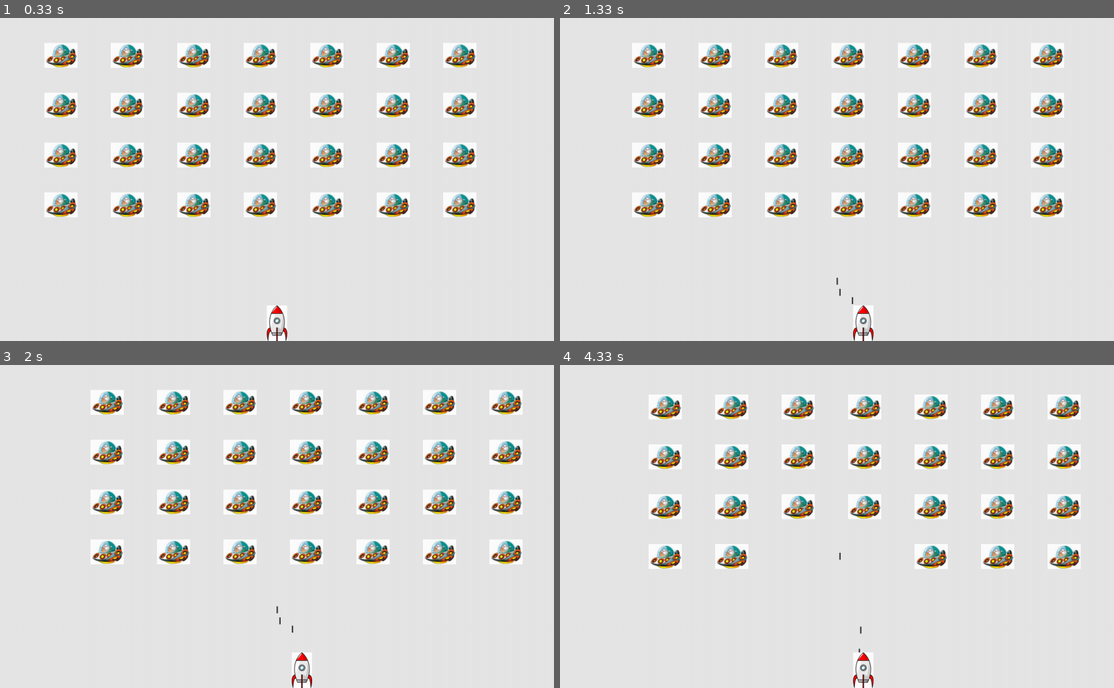
Above: before the commit, frames 1-4 (two rows, left to right).
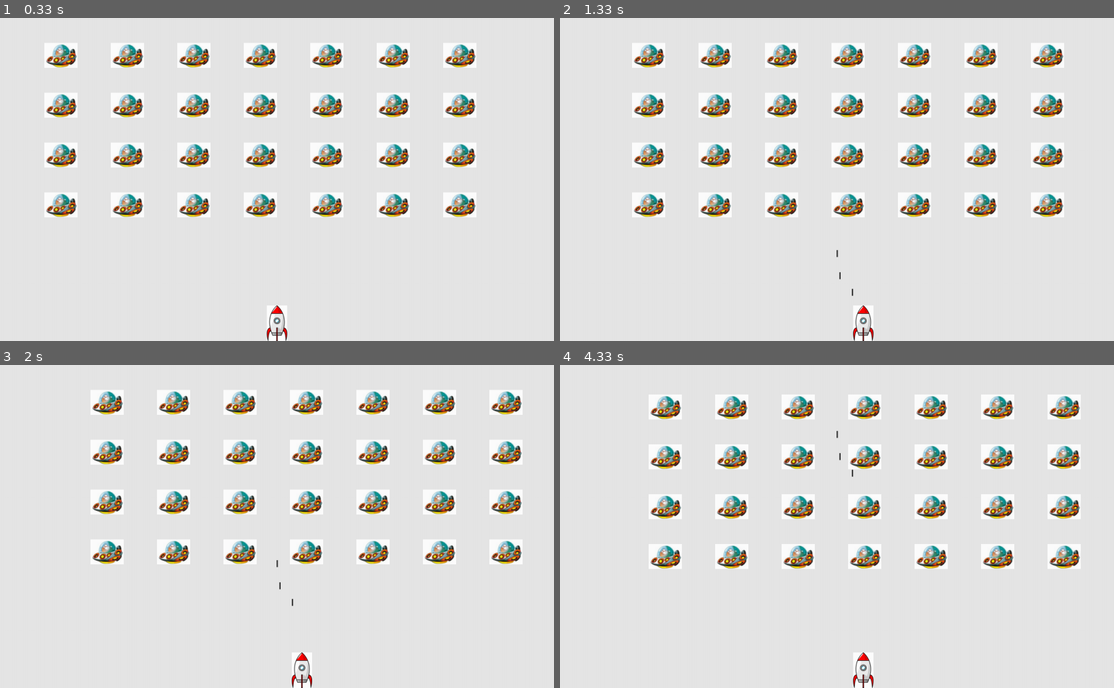
Above: after the commit, the same moments.

Repository: JustRomanVolkov/PyGameAlienInvasion
Game: pygame game, started from alien_invasion.py
Two runs of this game, one before a commit and one after it. Both use one fixed random seed, a clock stepped at 60 frames per second and the inputs below.
Inputs:
- Up to frame 1 (0.33 s): no input
- Up to frame 2 (1.33 s): tap Space at 0.33, 0.73, 1.03, 1.23 s; hold Right 0.67-1.13 s; hold Right from 1.17 s (still down)
- Up to frame 3 (2 s): tap Space at 1.53, 1.73 s; release Right at 1.63 s; hold Left from 1.67 s (still down)
- Up to frame 4 (4.33 s): tap Space at 2.03, 2.3, 2.6, 2.73, 3.03, 3.4, 3.7, 3.9, 4.2 s; release Left at 2.2 s; hold Left 2.23-2.63 s; hold Right 2.67-3.3 s; hold Left 3.33-3.8 s; hold Right 3.83-4.3 s

Frame 1 is identical in both runs. In frame 2, less than 0.1% of the frame differs, in the area x 49-53%, y 71-89%; in frame 3, less than 0.1%; in frame 4, 0.6%, in the area x 40-58%, y 20-90%.

Commit message:
тест коллизии при столкновении НЛО и корабля

Diff:
--- a/alien_invasion.py
+++ b/alien_invasion.py
@@ -29,7 +29,7 @@
         gf.check_events(ai_settings, screen, ship, bullets)
         ship.update()
         gf.update_bullets(ai_settings, screen, ship, aliens, bullets)
-        gf.update_aliens(ai_settings, aliens)
+        gf.update_aliens(ai_settings, ship, aliens)
         gf.update_screen(ai_settings, screen, ship, aliens, bullets)
 
 
--- a/game_functions.py
+++ b/game_functions.py
@@ -60,6 +60,19 @@
     pygame.display.flip()
 
 
+def check_bullet_alien_collisions(ai_settings, screen, ship, aliens, bullets):
+    """
+    обработка коллизий пуль с нло
+    """
+    # проверка попадания
+    # при попадании удалить пулю и нло
+    collisions = pygame.sprite.groupcollide(bullets, aliens, True, True)
+    if len(aliens) == 0:
+        # уничтожает все пули и создает флот нло
+        bullets.empty()
+        create_fleet(ai_settings, screen, ship, aliens)
+
+
 def update_bullets(ai_settings, screen, ship, aliens, bullets):
     """
     обновляет позиции пуль и удаляет старые
@@ -69,13 +82,7 @@
     for bullet in bullets.copy():
         if bullet.rect.bottom <= 0:
             bullets.remove(bullet)
-    # проверка попадания
-    # при попадании удалить пулю и нло
-    collisions = pygame.sprite.groupcollide(bullets, aliens, True, True)
-    if len(aliens) == 0:
-        # уничтожает все пули и создает флот нло
-        bullets.empty()
-        create_fleet(ai_settings, screen, ship, aliens)
+            check_bullet_alien_collisions(ai_settings, screen, ship, aliens, bullets)
 
 
 def fire_bullet(ai_settings, screen, ship, bullets):
@@ -153,9 +160,12 @@
             break
 
 
-def update_aliens(ai_settings, aliens):
+def update_aliens(ai_settings, ship, aliens):
     """
     проверяет край и обновляет позиции всех НЛО во флоте
     """
     check_fleet_edges(ai_settings, aliens)
     aliens.update()
+    # проверяет коллизии нло корабль
+    if pygame.sprite.spritecollideany(ship, aliens):
+        print("Ship hit!!!")
--- a/settings.py
+++ b/settings.py
@@ -10,7 +10,7 @@
         # настройки корабля
         self.ship_speed_factor = 1.5
         # параметры пули
-        self.bullet_speed_factor = 1
+        self.bullet_speed_factor = 2
         self.bullet_width = 3
         self.bullet_height = 15
         self.bullet_color = 60, 60, 60
